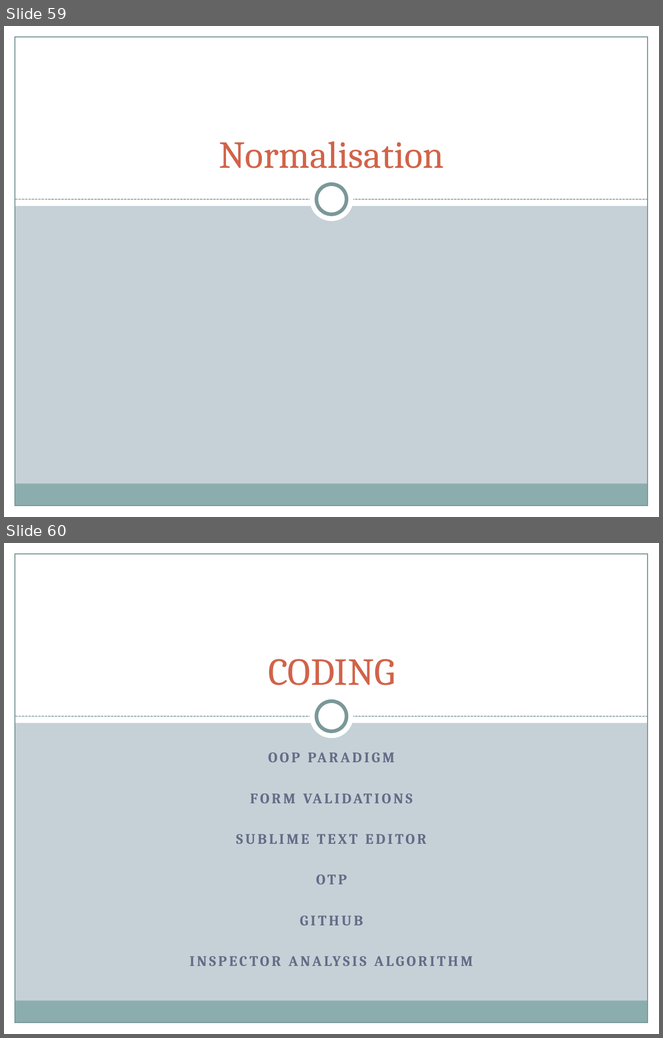
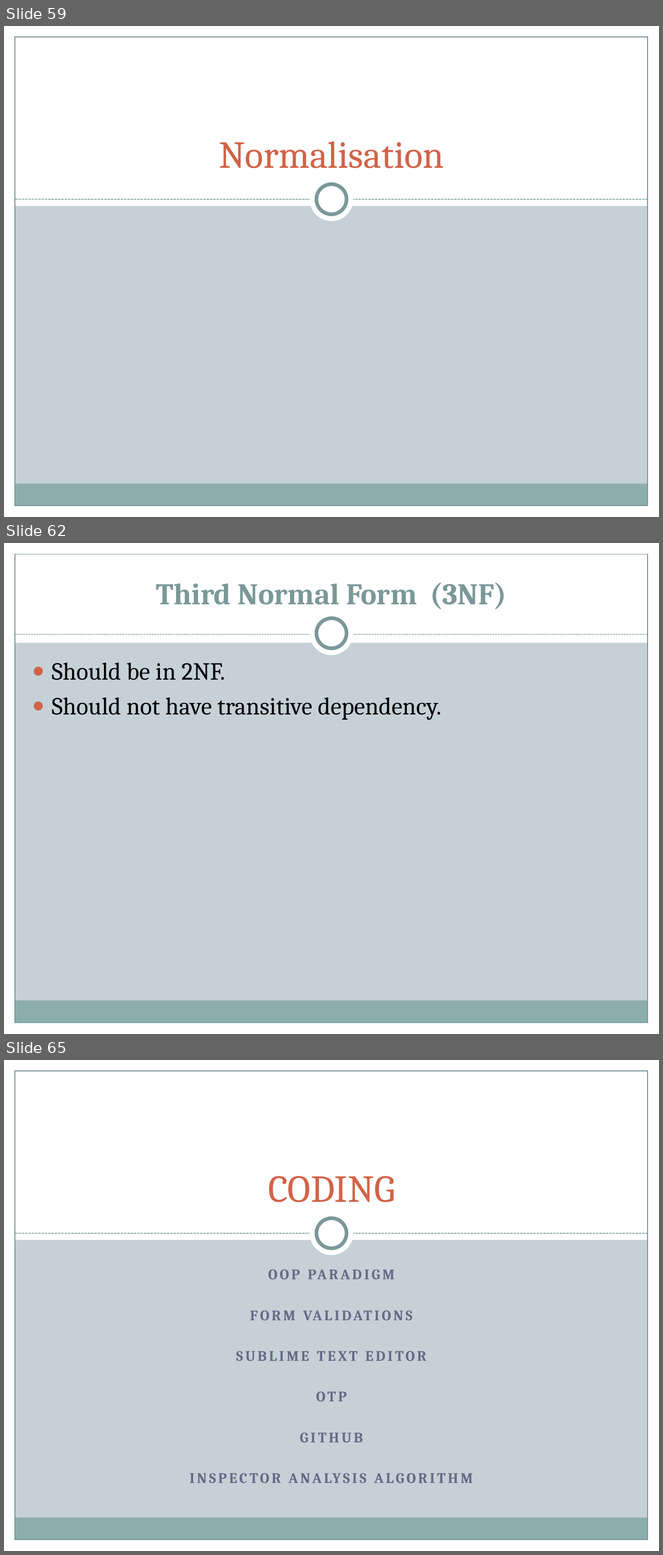
Before and after one commit to Bsccs/tutorial-site, a slide deck: documentation/project.pptx. Shown one above the other, each under a label of ours: slides 59 and 60 before the commit, slides 59, 62 and 65 after it; the slides between them are not shown. The pictures are 663x1038 and 663x1555 pixels, drawn with LibreOffice and Linux fonts; fonts in the diff are those of the drawing. Boxes give left, top, right and bottom in pixels: in the first picture for what was removed or moved away, otherwise in the second. Text is boxed around its words. In the diff, an @@ line names an element or a change of style, - is before the commit and + after.

```diff
--- a/documentation/project.pptx
+++ b/documentation/project.pptx
@@ slide 62 added at (x1=4, y1=543, x2=659, y2=1034), background #C5D1D7; not listed: 5 template elements that a slide beside it also shows @@
@@ rectangle added at (x1=4, y1=543, x2=659, y2=643), fill #FFFFFF @@
@@ title added at (x1=156, y1=583, x2=507, y2=609), 33 pt, text #7C999A, bold @@
+Third Normal Form (3NF)
@@ ellipse added at (x1=310, y1=612, x2=354, y2=656), fill #FFFFFF @@
@@ ellipse added at (x1=317, y1=618, x2=347, y2=649), fill #FFFFFF, outline #7C999A 4 pt @@
@@ line added from (15, 635) to (648, 635), #7C999A 0.75 pt dashed @@
@@ text added at (x1=52, y1=663, x2=442, y2=719), 27 pt, text #000000 @@
+● Should be in 2NF.
+● Should not have transitive dependency.
@@ what was slide 60 is now slide 65 @@
```
Also in this commit, not shown: 4 other slides added.
